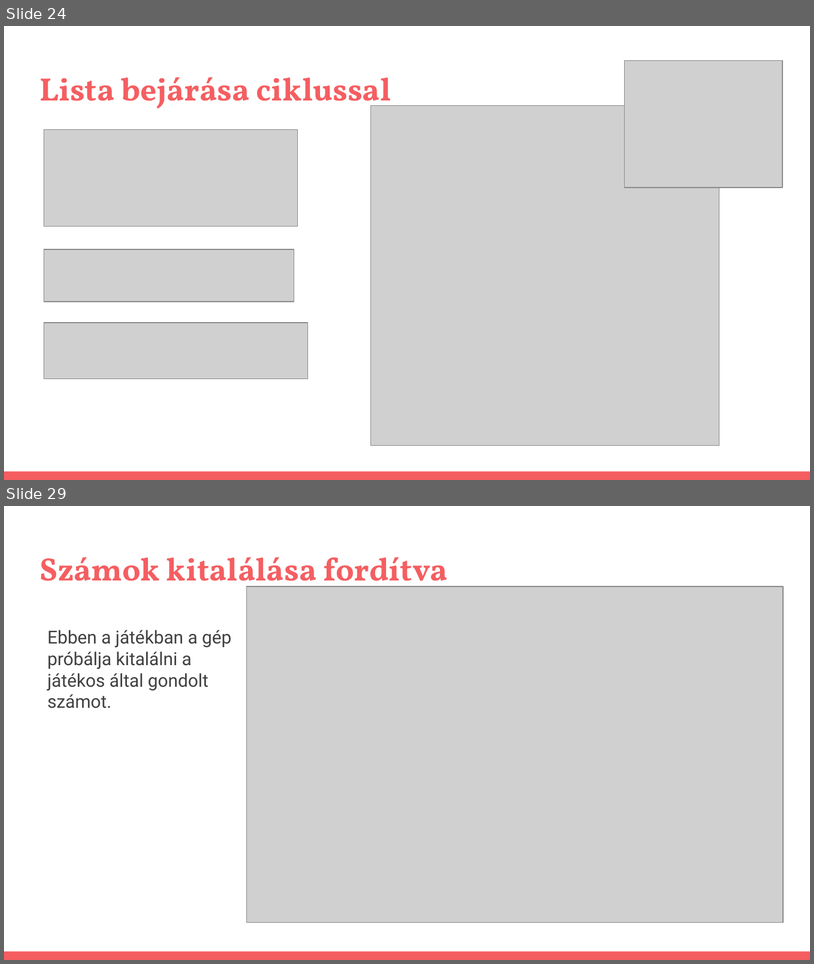
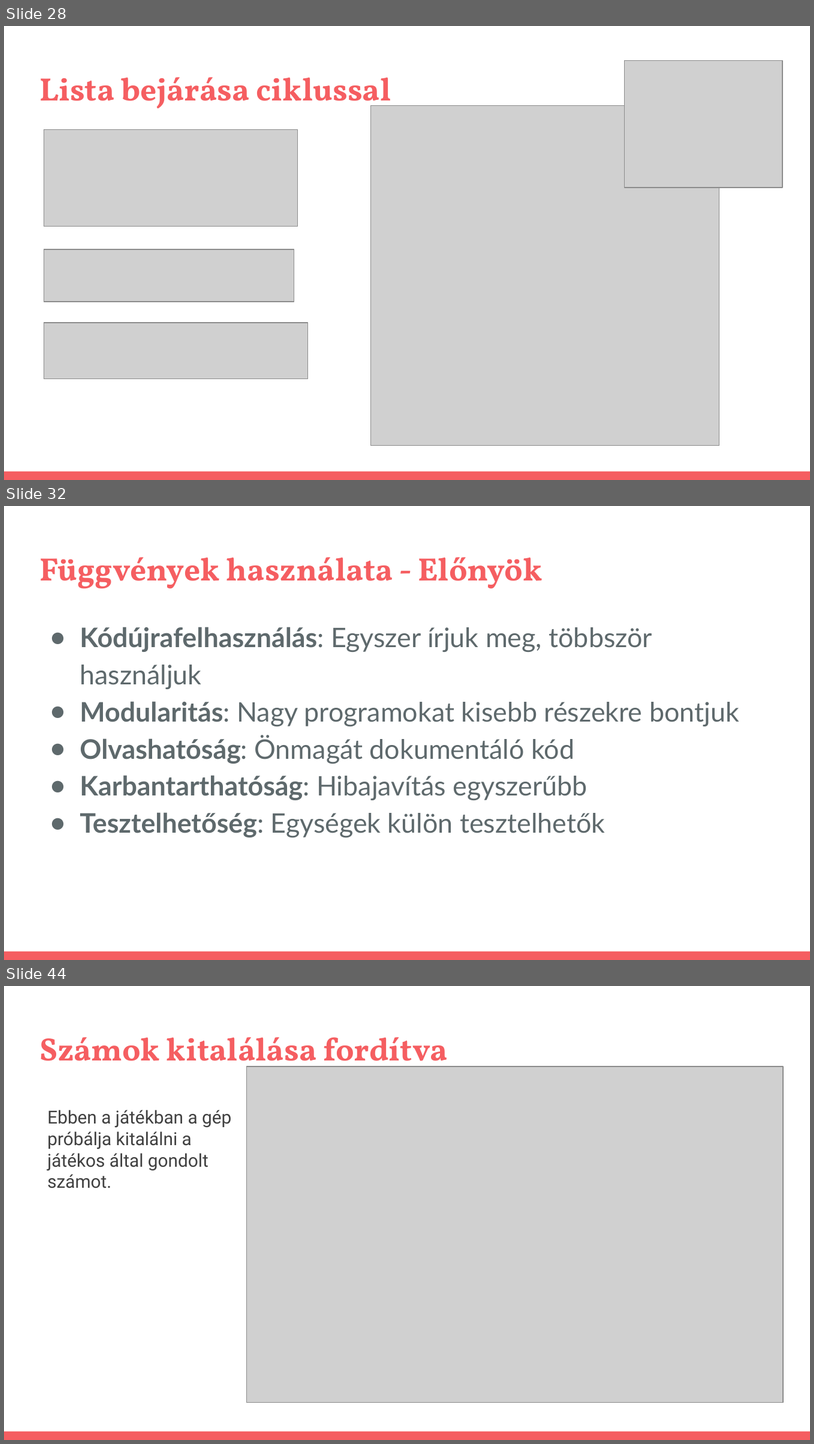
Before and after one commit to pisti72/infoka, a slide deck: prog/Bevezetés a Programozás Világába.pptx. Shown one above the other, each under a label of ours: slides 24 and 29 before the commit, slides 28, 32 and 44 after it; the slides between them are not shown. The pictures are 814x964 and 814x1444 pixels, drawn with LibreOffice and Linux fonts; fonts in the diff are those of the drawing; grey boxes stand for pictures. Boxes give left, top, right and bottom in pixels: in the first picture for what was removed or moved away, otherwise in the second. Text is boxed around its words. In the diff, an @@ line names an element or a change of style, - is before the commit and + after.

```diff
--- a/prog/Bevezetés a Programozás Világába.pptx
+++ b/prog/Bevezetés a Programozás Világába.pptx
@@ slide 32 added at (x1=4, y1=506, x2=810, y2=960), background #FFFFFF; not listed: 1 template element that a slide beside it also shows @@
@@ title added at (x1=39, y1=557, x2=543, y2=589), 28.8 pt, text #F55E61, bold @@
+Függvények használata - Előnyök
@@ text added at (x1=80, y1=627, x2=740, y2=837), 24 pt, text #5E696C @@
+● Kódújrafelhasználás: Egyszer írjuk meg, többször használjuk
+● Modularitás: Nagy programokat kisebb részekre bontjuk
+● Olvashatóság: Önmagát dokumentáló kód
+● Karbantarthatóság: Hibajavítás egyszerűbb
+● Tesztelhetőség: Egységek külön tesztelhetők
@@ what was slide 24 is now slide 28 @@
@@ what was slide 29 is now slide 44 @@
```
Also in this commit, not shown: 6 slides changed, 18 other slides added, 2 other files.
